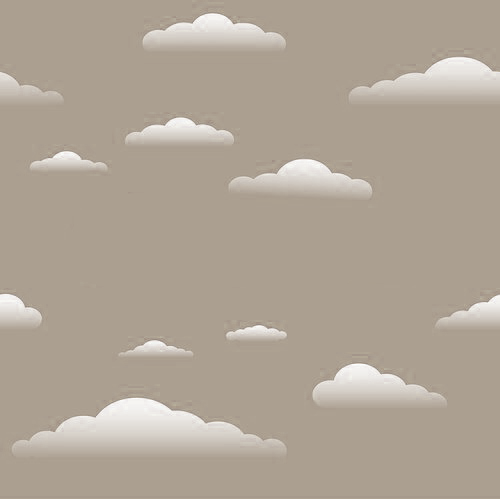
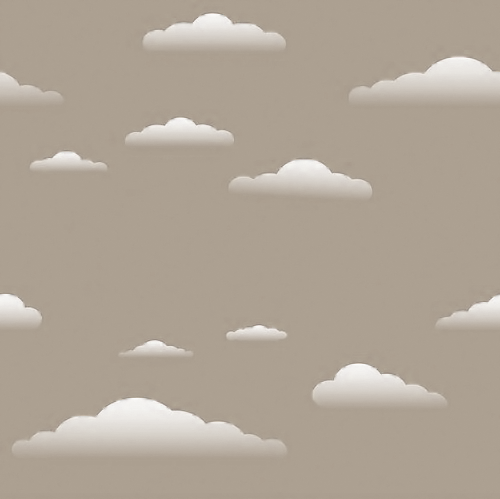
Revision of a layered 500×499 image; what changed, layer by layer:
added layer "Фон копия" above "Фон" over <box>0,0,500,499</box>
